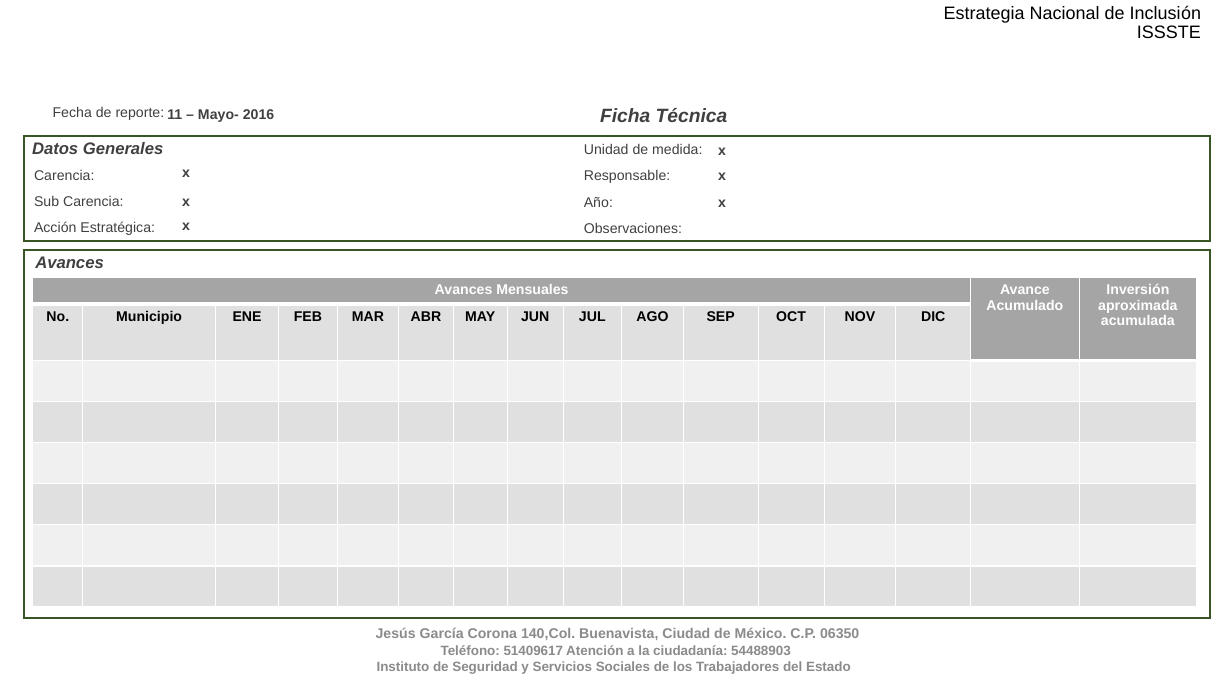
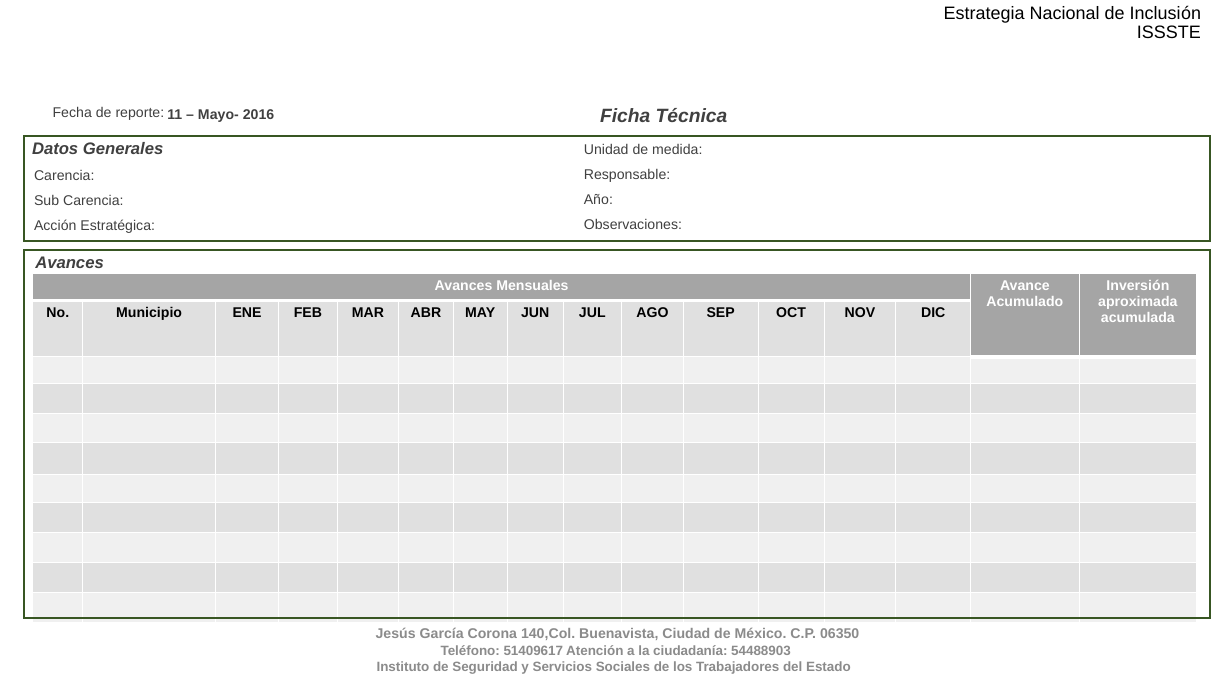
Before and after one commit to fpedro23/djangoISSSTE, a slide deck: slide 1 of djangoISSSTE/static/ppt/Ficha_Tecnica_Avance.pptx. Drawn at 1232x693 pixels with LibreOffice and Linux fonts; fonts in the diff are those of the drawing; background and template pictures are left out. Boxes give left, top, right and bottom in pixels: in the first picture for what was removed or moved away, otherwise in the second. Text is boxed around its words. In the diff, an @@ line names an element or a change of style, - is before the commit and + after.

```diff
--- a/djangoISSSTE/static/ppt/Ficha_Tecnica_Avance.pptx
+++ b/djangoISSSTE/static/ppt/Ficha_Tecnica_Avance.pptx
@@ text removed at <box>718,147,726,155</box> @@
-x
@@ text removed at <box>182,169,190,177</box> @@
-x
@@ text removed at <box>718,172,726,180</box> @@
-x
@@ text removed at <box>182,198,190,206</box> @@
-x
@@ text removed at <box>718,199,726,207</box> @@
-x
@@ text removed at <box>182,222,190,230</box> @@
-x
@@ table at <box>33,274,1197,600</box> @@
+row 9:  |  |  |  |  |  |  |  |  |  |  |  |  |  |  | 
+row 10:  |  |  |  |  |  |  |  |  |  |  |  |  |  |  | 
+row 11:  |  |  |  |  |  |  |  |  |  |  |  |  |  |  | 
```
Also in this commit, not shown: 1 other file.
